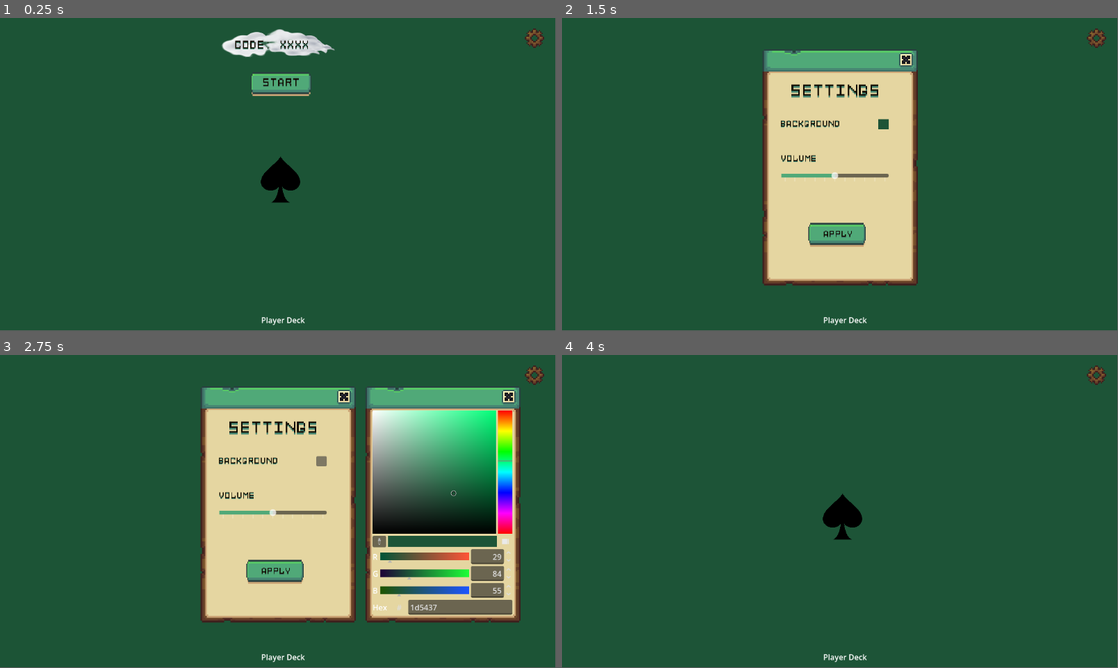
Above: before the commit, frames 1-4 (two rows, left to right).
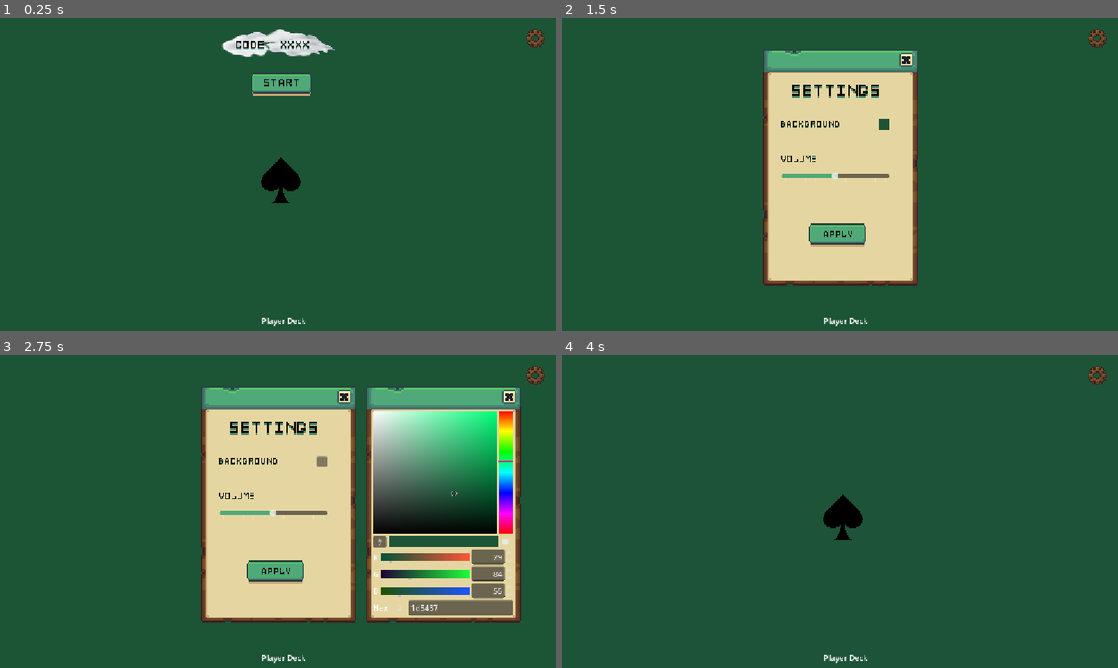
Above: after the commit, the same moments.

Repository: spicywheatbread/art-of-egyptian-war
Game: Godot game, scene res://Assets/Scenes/Game.tscn
Same seed, same stepped clock (60 frames per second), same inputs: the game is played once before the commit and once after it. This scene is started directly instead of the project's main scene.
Inputs (mouse positions are in pixels of both pictures, inside the frame that each line leads up to):
- Up to frame 1 (0.25 s): no input
- Up to frame 2 (1.5 s): click (845, 83) at 0.5 s; click (1095, 36) at 1.25 s
- Up to frame 3 (2.75 s): click (322, 461) at 2 s
- Up to frame 4 (4 s): click "APPLY" at 2.75 s; tap Enter at 3.5 s; drag from (840, 514) to (845, 621) at 3.52 s
In our replay, the window is 799x449 before the commit and 800x450 after it. These sizes can differ from the game's own. Grey fills any space a smaller window leaves; there, only what the larger window draws over its background counts as a difference.

The runs differ from the first frame. In frame 1, 0.7% of the frame differs, in the area x 39-98%, y 3-99%; in frame 2, 1.5%; in frame 3, 3.6%, in the area x 36-98%, y 3-99%; in frame 4, 0.2%.

Commit message:
Fix dimensions on itch

Diff:
--- a/Assets/Scenes/Game.tscn
+++ b/Assets/Scenes/Game.tscn
@@ -39,34 +39,37 @@
 script = ExtResource("1_owchf")
 card_tscn = ExtResource("3_ltsxh")
 
-[node name="Background" type="Sprite2D" parent="." unique_id=1555052404]
+[node name="CanvasLayer" type="CanvasLayer" parent="." unique_id=1935964888]
+layer = -5
+
+[node name="Background" type="Sprite2D" parent="CanvasLayer" unique_id=1555052404]
 z_index = -5
 position = Vector2(574, 324.00003)
 scale = Vector2(18.0625, 10.125001)
 texture = SubResource("GradientTexture2D_53qdw")
 
-[node name="Center Pile" type="Node2D" parent="." unique_id=628171694]
+[node name="Center Pile" type="Node2D" parent="CanvasLayer" unique_id=628171694]
 position = Vector2(581, 332)
 script = ExtResource("2_owchf")
 card_tscn = ExtResource("3_ltsxh")
 metadata/_edit_group_ = true
 
-[node name="Area2D" type="Area2D" parent="Center Pile" unique_id=929304964 groups=["drop_zones"]]
+[node name="Area2D" type="Area2D" parent="CanvasLayer/Center Pile" unique_id=929304964 groups=["drop_zones"]]
 position = Vector2(-45, -16)
 
-[node name="Sprite2D" type="Sprite2D" parent="Center Pile/Area2D" unique_id=1482261129]
+[node name="Sprite2D" type="Sprite2D" parent="CanvasLayer/Center Pile/Area2D" unique_id=1482261129]
 position = Vector2(44, 20)
 scale = Vector2(0.075, 0.075)
 texture = SubResource("AtlasTexture_g3py7")
 offset = Vector2(25.896214, -9.638553)
 metadata/_edit_group_ = true
 
-[node name="CollisionShape2D" type="CollisionShape2D" parent="Center Pile/Area2D" unique_id=409399114]
+[node name="CollisionShape2D" type="CollisionShape2D" parent="CanvasLayer/Center Pile/Area2D" unique_id=409399114]
 position = Vector2(45, 16)
 shape = SubResource("RectangleShape2D_4iy6t")
 metadata/_edit_group_ = true
 
-[node name="JoinCode" type="TextureRect" parent="." unique_id=678569724]
+[node name="JoinCode" type="TextureRect" parent="CanvasLayer" unique_id=678569724]
 offset_left = 453.0
 offset_top = 1.0
 offset_right = 701.0
@@ -74,7 +77,7 @@
 texture = ExtResource("4_53qdw")
 expand_mode = 1
 
-[node name="JoinCodeLabel" type="Label" parent="JoinCode" unique_id=480313532]
+[node name="JoinCodeLabel" type="Label" parent="CanvasLayer/JoinCode" unique_id=480313532]
 layout_mode = 1
 anchors_preset = 8
 anchor_left = 0.5
@@ -91,7 +94,7 @@
 theme_override_font_sizes/font_size = 20
 text = "CODE: XXXX"
 
-[node name="Start Game" type="TextureButton" parent="." unique_id=1833425393]
+[node name="Start Game" type="TextureButton" parent="CanvasLayer" unique_id=1833425393]
 custom_minimum_size = Vector2(100, 50)
 offset_left = 520.0
 offset_top = 112.0
@@ -104,7 +107,7 @@
 texture_pressed = SubResource("AtlasTexture_e0nf8")
 stretch_mode = 0
 
-[node name="MarginContainer" type="MarginContainer" parent="Start Game" unique_id=752061306]
+[node name="MarginContainer" type="MarginContainer" parent="CanvasLayer/Start Game" unique_id=752061306]
 layout_mode = 1
 anchors_preset = 15
 anchor_right = 1.0
@@ -113,7 +116,7 @@
 grow_vertical = 2
 theme_override_constants/margin_bottom = 10
 
-[node name="StartGameText" type="RichTextLabel" parent="Start Game/MarginContainer" unique_id=2063691585]
+[node name="StartGameText" type="RichTextLabel" parent="CanvasLayer/Start Game/MarginContainer" unique_id=2063691585]
 layout_mode = 2
 mouse_filter = 2
 theme_override_fonts/normal_font = ExtResource("5_4iy6t")
@@ -123,31 +126,31 @@
 horizontal_alignment = 1
 vertical_alignment = 1
 
-[node name="Players" type="Node" parent="." unique_id=690337538]
+[node name="Players" type="Node" parent="CanvasLayer" unique_id=690337538]
 
-[node name="P1" parent="Players" unique_id=1284586332 instance=ExtResource("4_owchf")]
+[node name="P1" parent="CanvasLayer/Players" unique_id=1284586332 instance=ExtResource("4_owchf")]
 process_mode = 4
 position = Vector2(588, 552)
 
-[node name="P2" parent="Players" unique_id=942831778 instance=ExtResource("4_owchf")]
+[node name="P2" parent="CanvasLayer/Players" unique_id=942831778 instance=ExtResource("4_owchf")]
 process_mode = 4
 visible = false
 position = Vector2(916, 328)
 
-[node name="P3" parent="Players" unique_id=1362231068 instance=ExtResource("4_owchf")]
+[node name="P3" parent="CanvasLayer/Players" unique_id=1362231068 instance=ExtResource("4_owchf")]
 process_mode = 4
 visible = false
 position = Vector2(587, 113)
 
-[node name="P4" parent="Players" unique_id=1454291071 instance=ExtResource("4_owchf")]
+[node name="P4" parent="CanvasLayer/Players" unique_id=1454291071 instance=ExtResource("4_owchf")]
 process_mode = 4
 visible = false
 position = Vector2(266, 327)
 
-[node name="Settings" parent="." unique_id=671792383 instance=ExtResource("5_ltsxh")]
+[node name="Settings" parent="CanvasLayer" unique_id=671792383 instance=ExtResource("5_ltsxh")]
 z_index = 100
 
-[node name="GameStatus" type="Label" parent="." unique_id=1742659268]
+[node name="GameStatus" type="Label" parent="CanvasLayer" unique_id=1742659268]
 visible = false
 offset_left = 32.0
 offset_top = 120.0
@@ -157,7 +160,7 @@
 theme_override_font_sizes/font_size = 18
 vertical_alignment = 1
 
-[node name="Play Card" type="Button" parent="." unique_id=1751675900]
+[node name="Play Card" type="Button" parent="CanvasLayer" unique_id=1751675900]
 visible = false
 modulate = Color(1, 1, 1, 0)
 offset_left = 544.0
@@ -168,12 +171,12 @@
 theme_override_fonts/font = ExtResource("5_4iy6t")
 theme_override_font_sizes/font_size = 18
 
-[node name="GameOver" parent="." unique_id=1799306605 instance=ExtResource("10_e0nf8")]
+[node name="GameOver" parent="CanvasLayer" unique_id=1799306605 instance=ExtResource("10_e0nf8")]
 visible = false
 
-[node name="AudioStreamPlayer2D" type="AudioStreamPlayer2D" parent="." unique_id=447241635]
+[node name="AudioStreamPlayer2D" type="AudioStreamPlayer2D" parent="CanvasLayer" unique_id=447241635]
 stream = ExtResource("11_g3py7")
 
-[connection signal="pressed" from="Start Game" to="." method="_on_start_game_pressed"]
-[connection signal="settings_changed" from="Settings" to="." method="_on_settings_changed"]
-[connection signal="pressed" from="Play Card" to="." method="_on_play_button_pressed"]
+[connection signal="pressed" from="CanvasLayer/Start Game" to="." method="_on_start_game_pressed"]
+[connection signal="settings_changed" from="CanvasLayer/Settings" to="." method="_on_settings_changed"]
+[connection signal="pressed" from="CanvasLayer/Play Card" to="." method="_on_play_button_pressed"]
--- a/Assets/Scripts/main_game.gd
+++ b/Assets/Scripts/main_game.gd
@@ -6,14 +6,14 @@
 var _in_online_match: bool = false
 
 @export var card_tscn: PackedScene
-@onready var card_flip_sound = $AudioStreamPlayer2D
-@onready var _center_pile: Center_Pile = $"Center Pile"
+@onready var card_flip_sound = $CanvasLayer/AudioStreamPlayer2D
+@onready var _center_pile: Center_Pile = $CanvasLayer/"Center Pile"
 
 
 func _ready() -> void:
 	# Handle game over
-	$GameOver.visible = false
-	$GameOver/Popup/Button.pressed.connect(NetworkClient.leave_lobby)
+	$CanvasLayer/GameOver.visible = false
+	$CanvasLayer/GameOver/Popup/Button.pressed.connect(NetworkClient.leave_lobby)
 
 	if not NetworkClient.game_state.is_connected(_on_game_state):
 		NetworkClient.game_state.connect(_on_game_state)
@@ -23,14 +23,10 @@
 	if NetworkClient.last_lobby_state != null:
 		_on_lobby_state(NetworkClient.last_lobby_state)
 
-	var center_area := _center_pile.get_node_or_null("Area2D") as Area2D
-	if center_area:
-		center_area.input_event.connect(_on_center_pile_input)
+	$"CanvasLayer/Center Pile/Area2D".input_event.connect(_on_center_pile_input)
 
 	_set_play_slap_visible(false)
-	var st = get_node_or_null("GameStatus") as Label
-	if st:
-		st.visible = false
+	$CanvasLayer/GameStatus.visible = false
 
 func _unhandled_input(event: InputEvent) -> void:
 	if not _in_online_match:
@@ -51,13 +47,7 @@
 
 
 func _set_play_slap_visible(show_play_slap: bool) -> void:
-	var play_btn = get_node_or_null("Play Card")
-	var slap_btn = get_node_or_null("Slap")
-	if play_btn:
-		play_btn.visible = show_play_slap
-	if slap_btn:
-		slap_btn.visible = show_play_slap
-
+	$"CanvasLayer/Play Card".visible = show_play_slap
 
 func _set_player_network_drag(enabled_network_sync: bool) -> void:
 	for uname in username2node:
@@ -82,9 +72,7 @@
 			_in_online_match = true
 			_apply_in_game_state(state)
 			_set_play_slap_visible(true)
-			var st_in = get_node_or_null("GameStatus") as Label
-			if st_in:
-				st_in.visible = true
+			$CanvasLayer/GameStatus.visible = true
 		"GameOver":
 			_in_online_match = false
 			_set_player_network_drag(false)
@@ -94,9 +82,7 @@
 			_in_online_match = false
 			_set_player_network_drag(false)
 			_set_play_slap_visible(false)
-			var st_lobby = get_node_or_null("GameStatus") as Label
-			if st_lobby:
-				st_lobby.visible = false
+			$CanvasLayer/GameStatus.visible = false
 
 
 func _apply_in_game_state(state: Dictionary) -> void:
@@ -116,9 +102,7 @@
 
 	var turn_line = _format_turn_line(state).to_upper()
 	var last_line = _format_last_action_line(state.get("lastAction"), players).to_upper()
-	var status = get_node_or_null("GameStatus") as Label
-	if status:
-		status.text = ("" if last_line.is_empty() else last_line + "\n") + turn_line
+	$CanvasLayer/GameStatus.text = ("" if last_line.is_empty() else last_line + "\n") + turn_line
 
 
 func _apply_game_over_state(state: Dictionary) -> void:
@@ -132,25 +116,22 @@
 			line = ("Winner: %s" % line) if line.length() > 0 else "Game over."
 
 			# Show the game over panel
-			$GameOver.visible = true
+			$CanvasLayer/GameOver.visible = true
 			if _username_for_player_id(state, winner_id) == Globals.username:
 				# Change to winning screen
-				$GameOver/Popup/Label.text = "YOU WIN!"
-				$GameOver/Popup/LosingIcon.visible = false
-				$GameOver/Popup/WinningIcon.visible = true
+				$CanvasLayer/GameOver/Popup/Label.text = "YOU WIN!"
+				$CanvasLayer/GameOver/Popup/LosingIcon.visible = false
+				$CanvasLayer/GameOver/Popup/WinningIcon.visible = true
 
 			# Make game components invisible
-			$Players/P1.visible = false
-			$Players/P2.visible = false
-			$Players/P3.visible = false
-			$Players/P4.visible = false
-			$"Center Pile".visible = false
-
-	var status = get_node_or_null("GameStatus") as Label
-	if status:
-		status.visible = true
-		status.text = line.to_upper()
-
+			$CanvasLayer/Players/P1.visible = false
+			$CanvasLayer/Players/P2.visible = false
+			$CanvasLayer/Players/P3.visible = false
+			$CanvasLayer/Players/P4.visible = false
+			$CanvasLayer/"Center Pile".visible = false
+
+	$CanvasLayer/GameStatus.visible = true
+	$CanvasLayer/GameStatus.text = line.to_upper()
 
 
 func _username_for_player_id(state: Dictionary, pid: String) -> String:
@@ -198,7 +179,7 @@
 
 	match String(la.get("type", "")):
 		"startGame":
-			$JoinCode.visible = false
+			$CanvasLayer/JoinCode.visible = false
 			return "Started."
 		"playCard":
 			return "Card played by " + name
@@ -259,9 +240,9 @@
 
 
 func configure_lobby() -> void:
-	$JoinCode/JoinCodeLabel.text = "CODE: " + lobby["gameCode"]
-
-	for child in $Players.get_children():
+	$CanvasLayer/JoinCode/JoinCodeLabel.text = "CODE: " + lobby["gameCode"]
+
+	for child in $CanvasLayer/Players.get_children():
 		child.visible = false
 		child.process_mode = Node.PROCESS_MODE_DISABLED
 
@@ -276,7 +257,7 @@
 
 		var username = player["username"]
 		if username == Globals.username:
-			username2node[username] = $Players/P1
+			username2node[username] = $CanvasLayer/Players/P1
 			setup_player(username)
 
 			curr_player_index = i
@@ -292,12 +273,12 @@
 
 			var username = player["username"]
 			if i < curr_player_index:
-				username2node[username] = $Players.get_child((i + player_count - curr_player_index))
+				username2node[username] = $CanvasLayer/Players.get_child((i + player_count - curr_player_index))
 			else:
-				username2node[username] = $Players.get_child(i - curr_player_index)
+				username2node[username] = $CanvasLayer/Players.get_child(i - curr_player_index)
 			setup_player(username)
 
-	$"Start Game".visible = is_host && player_count >= 2
+	$CanvasLayer/"Start Game".visible = is_host && player_count >= 2
 
 
 func setup_player(username: String) -> void:
@@ -326,15 +307,15 @@
 
 
 func _on_start_game_pressed() -> void:
-	$"Start Game".visible = false
-	$JoinCode.visible = false
+	$CanvasLayer/"Start Game".visible = false
+	$CanvasLayer/JoinCode.visible = false
 	NetworkClient.start_game()
 
 
 func _on_settings_changed(color: Color, volume: int) -> void:
-	var tex = $Background.texture as GradientTexture2D
+	var tex = $CanvasLayer/Background.texture as GradientTexture2D
 	var gradient = tex.gradient
 	gradient.set_color(0, color)
 	gradient.set_color(1, color)
 
-	$AudioStreamPlayer2D.volume_linear = volume / 100.0
+	$CanvasLayer/AudioStreamPlayer2D.volume_linear = volume / 100.0
--- a/project.godot
+++ b/project.godot
@@ -20,6 +20,11 @@
 NetworkClient="*uid://bxojecquvvo3l"
 Globals="*uid://eqdn7hh8se5r"
 
+[display]
+
+window/stretch/mode="canvas_items"
+window/stretch/aspect="expand"
+
 [input]
 
 left_click={
Not shown, added: export_presets.cfg
